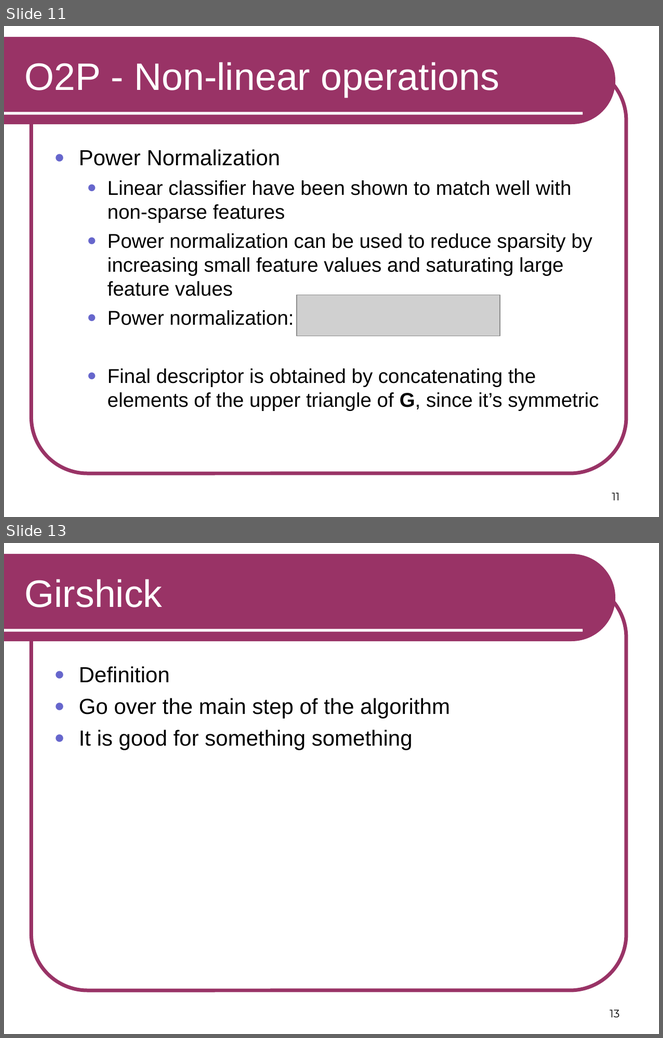
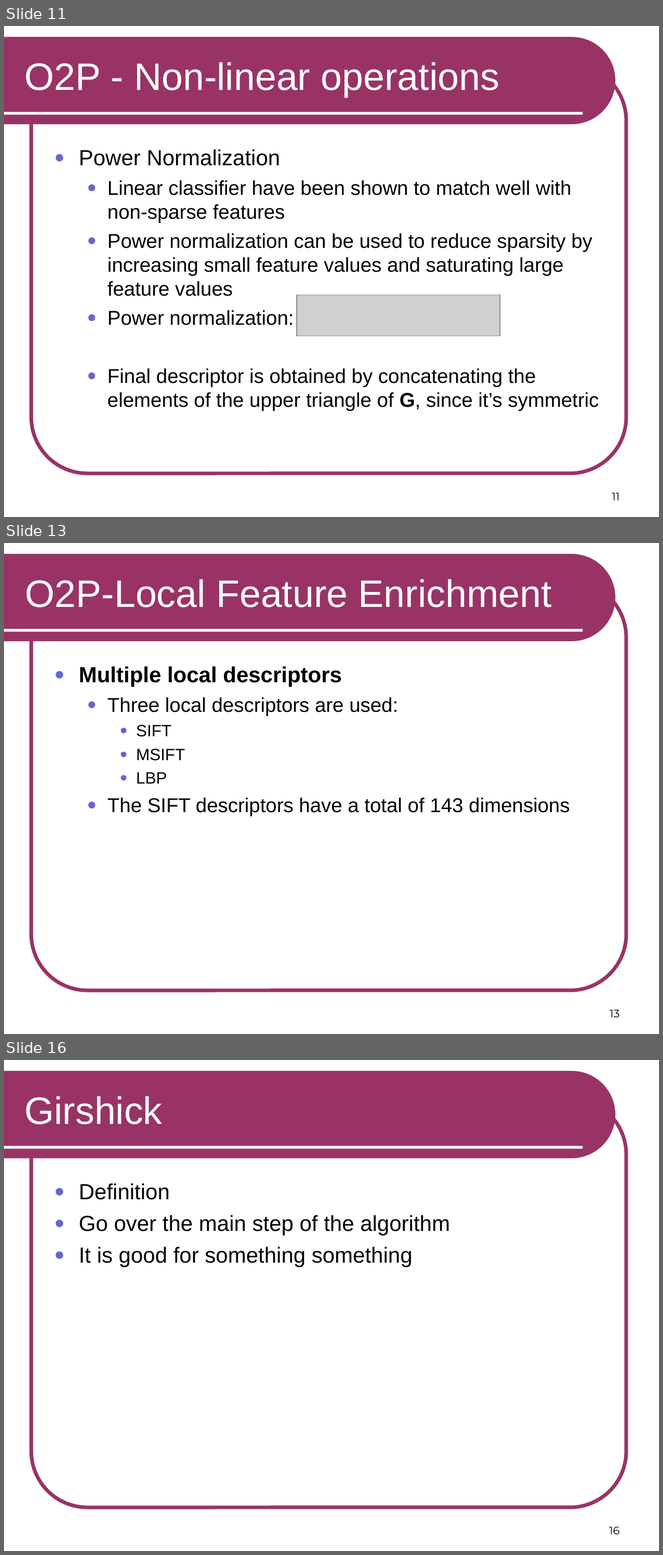
Before and after one commit to RSIP/SSI-SemanticSegmentation, a slide deck: template_slides.ppt. Shown one above the other, each under a label of ours: slides 11 and 13 before the commit, slides 11, 13 and 16 after it; the slides between them are not shown. The pictures are 663x1038 and 663x1555 pixels, drawn with LibreOffice and Linux fonts; fonts in the diff are those of the drawing; grey boxes stand for pictures. Boxes give left, top, right and bottom in pixels: in the first picture for what was removed or moved away, otherwise in the second. Text is boxed around its words. In the diff, an @@ line names an element or a change of style, - is before the commit and + after.

```diff
--- a/template_slides.ppt
+++ b/template_slides.ppt
@@ slide 13 added at [4,543,659,1034], background #FFFFFF; not listed: 3 template elements that a slide beside it also shows @@
@@ title added at [25,579,552,607], 42 pt, text #FFFFFF @@
+O2P-Local Feature Enrichment
@@ text added at [79,666,570,816], 22 pt, text #000000 @@
+● Multiple local descriptors
+  ● Three local descriptors are used:
+    ● SIFT
+    ● MSIFT
+    ● LBP
+  ● The SIFT descriptors have a total of 143 dimensions
@@ page number added at [610,1010,620,1018], 12 pt, text #000000 @@
+13
@@ what was slide 13 is now slide 16 @@
@@ page number at [609,1527,620,1535]: text changed @@
-13
+16
```
Also in this commit, not shown: 4 other slides added, 2 slides removed.
